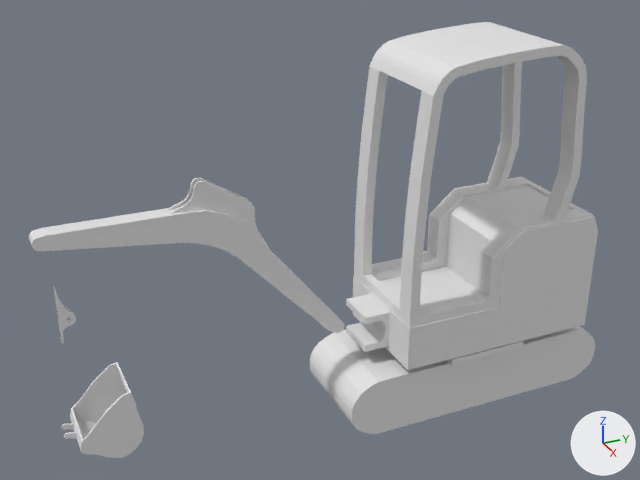
Two versions of the Blender file static/models/excavator/CAT302.blend, one commit apart.
Both versions are drawn from a camera (50 mm lens) standing at (11.43, -5.31, 5.94) and looking at (-0.2, -0.07, 0.12). Lighting does not change. The marker at lower right points along +X, +Y and +Z. The first picture is the older version.

The older version as bpy lines, for what is in view:
```python
ob_boom = bpy.data.objects.new('Boom', me_cube_004)
ob_boom.location = (0.0, -0.19, -1.01)
ob_boom.rotation_euler = (-0.858, 0.0, 0.0)  # degrees (-49, 0, 0)
ob_boom.scale = (0.142, 0.142, 0.142)
ob_boomfin = bpy.data.objects.new('BoomFin', me_cube_005)
ob_boomfin.location = (0.0, -1.68, 1.28)
ob_boomfin.scale = (0.113, 0.113, 0.113)
ob_buckethandle = bpy.data.objects.new('BucketHandle', me_cube_007)
ob_buckethandle.location = (0.0, -4.3, -2.13)
ob_buckethandle.scale = (0.438, 0.536, 0.536)
ob_cabinframe = bpy.data.objects.new('CabinFrame', me_cube_003)
ob_cabinframe.location = (0.0, 1.11, -0.93)
ob_cabinframe.scale = (0.167, 0.167, 0.167)
ob_chassis = bpy.data.objects.new('Chassis', me_cube_002)
ob_chassis.location = (0.0, 2.69, -0.86)
ob_chassis.scale = (1.0, 1.77, 1.0)
ob_cube = bpy.data.objects.new('Cube', me_cube_008)
ob_cube.location = (0.0, -3.8, -2.19)
ob_stickfin = bpy.data.objects.new('StickFin', me_cube)
ob_stickfin.location = (0.0, -4.84, 0.0)
ob_stickfin.scale = (0.0194, 0.0962, 0.0962)
ob_treads = bpy.data.objects.new('Treads', me_cube_001)
ob_treads.location = (0.0, 2.47, -1.94)
ob_treads.scale = (1.0, 0.701, 0.0632)
```
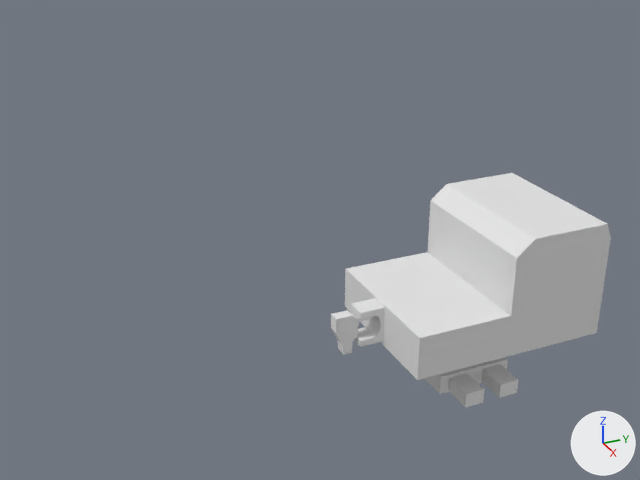
Location of each change, [x1, y1, x2, y2] in pixels of the pictures (640 x 480 px):
'Chassis', reshaped (12% taller)
    before: [346, 186, 598, 370]
    after: [345, 173, 611, 380]
'CabinFrame', hidden
    before: [354, 22, 593, 328]
'Treads', deleted
    before: [310, 326, 595, 434]
'Boom', hidden
    before: [29, 208, 344, 333]
'Cube', hidden
    before: [70, 362, 144, 458]
'Base', added
    after: [424, 357, 518, 407]
'BoomFin', hidden
    before: [167, 178, 269, 249]
'BoomPivot', added
    after: [331, 310, 370, 355]
'StickFin', hidden
    before: [54, 287, 76, 346]
'BucketHandle', deleted
    before: [61, 423, 77, 439]

The change, as a list of edits to the scene's bpy script:
```text
Change me_cube_002:
    used by ob_chassis; location = (0.0, 2.69, -0.86); scale = (1.0, 1.77, 1.0)
    remove me_cube_002.from_pydata(...)  # 72 vertices, 51 faces; spans x 0.0..1.0, y -1.25..1.0, z -1.0..1.06
    add me_cube_002.from_pydata(...)  # 72 vertices, 51 faces; spans x 0.0..1.31, y -1.25..1.0, z -1.0..1.06
    me_cube_002 part 1: all 37 vertices in x 0.35..1.0, y -1.25..1.0, z -1.0..1.06 are scaled about their middle by (1.75, 1, 1), then moved by (0.07, 0.0, 0.0)
Change me_cube_003:
    used by ob_cabinframe; location = (0.0, 1.11, -0.93); scale = (0.167, 0.167, 0.167)
    remove me_cube_003.from_pydata(...)  # 224 vertices, 224 faces; spans x 0.0..5.9, y -1.1..19.3, z -1.2..24.3
    add me_cube_003.from_pydata(...)  # 224 vertices, 224 faces; spans x 0.0..7.8, y -1.1..19.3, z -1.2..24.3
    me_cube_003 part 2: all 184 vertices in x 3.9..5.9, y -1.1..19.3, z -1.2..24.3 are moved by (1.9, 0.0, 0.0)
Change me_cube_008:
    used by ob_cube; location = (0.0, -3.8, -2.19)
    remove me_cube_008.from_pydata(...)  # 179 vertices, 203 faces; spans x 0.0..0.45, y -0.375..0.563, z -0.33..0.766
    add me_cube_008.from_pydata(...)  # 213 vertices, 231 faces, 3 loose edges; spans x 0.0..0.45, y -0.052..1.063, z -0.392..0.704
    me_cube_008 part 3: 179 vertices removed from x 0.0..0.45, y -0.375..0.563, z -0.33..0.766; 213 vertices added at x 0.0..0.45, y -0.052..1.063, z -0.392..0.704
Add me_cube_016:
    me_cube_016.from_pydata(...)  # 54 vertices, 48 faces; spans x 0.0..0.099, y -0.268..0.908, z -0.449..0.255
Add me_cylinder_004:
    me_cylinder_004.from_pydata(...)  # 83 vertices, 73 faces; spans x 0.0..0.208, y -0.115..0.12, z -0.645..0.237
Remove ob_treads:
    ob_treads = bpy.data.objects.new('Treads', me_cube_001)
    ob_treads.location = (0.0, 2.47, -1.94)
    ob_treads.scale = (1.0, 0.701, 0.0632)
    _m = ob_treads.modifiers.new('Mirror', 'MIRROR')
    _m.use_axis = (True, True, False)
    _m.use_clip = True
Change ob_cabinframe:
    add ob_cabinframe.hide_set(True)
Change ob_boom:
    add ob_boom.hide_set(True)
Change ob_boomfin:
    add ob_boomfin.hide_set(True)
Change ob_stickfin:
    add ob_stickfin.hide_set(True)
Remove ob_buckethandle:
    ob_buckethandle = bpy.data.objects.new('BucketHandle', me_cube_007)
    ob_buckethandle.location = (0.0, -4.3, -2.13)
    ob_buckethandle.scale = (0.438, 0.536, 0.536)
    _m = ob_buckethandle.modifiers.new('Mirror', 'MIRROR')
    _m.use_clip = True
    _m = ob_buckethandle.modifiers.new('Boolean', 'BOOLEAN')
    _m.object = ob_stick
Change ob_cube:
    ob_cube.location: (0.0, -3.8, -2.19) -> (0.0, -4.3, -2.13)
    ob_cube.rotation_euler: (0.0, 0.0, 0.0) -> (-0.124, 0.0, 0.0)  # degrees (0, 0, 0) -> degrees (-7.1, 0, 0)
    add ob_cube.hide_set(True)
Add ob_boompivot:
    ob_boompivot = bpy.data.objects.new('BoomPivot', me_cube_016)
    ob_boompivot.location = (0.0, 0.23, -1.45)
    ob_boompivot.scale = (1.0, 0.56, 1.0)
    _m = ob_boompivot.modifiers.new('Mirror', 'MIRROR')
Add ob_base:
    ob_base = bpy.data.objects.new('Base', me_cylinder_004)
    ob_base.location = (0.0, 2.45, -2.11)
    ob_base.scale = (5.92, 5.92, 0.984)
    _m = ob_base.modifiers.new('Mirror', 'MIRROR')
```
